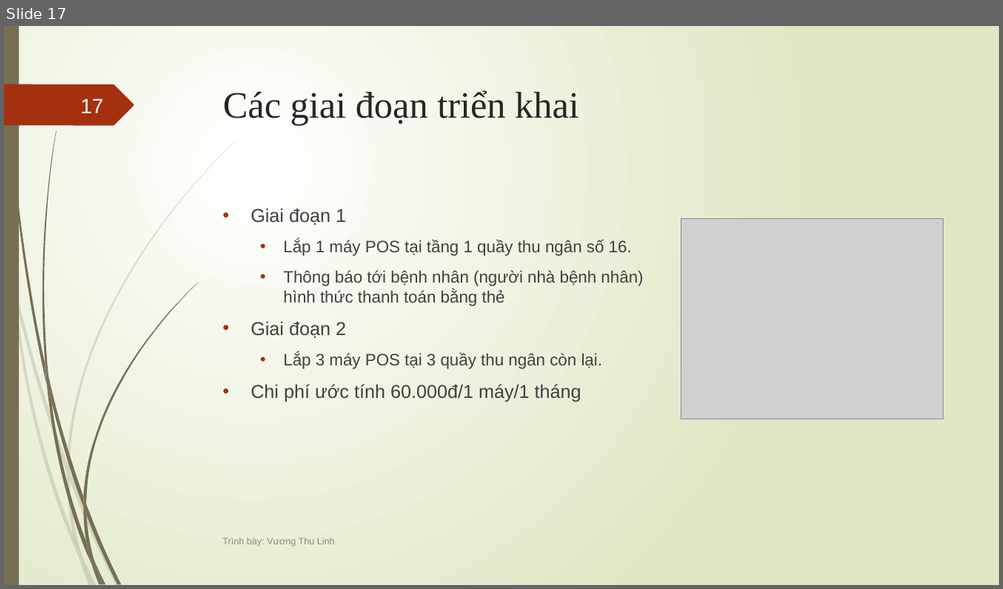
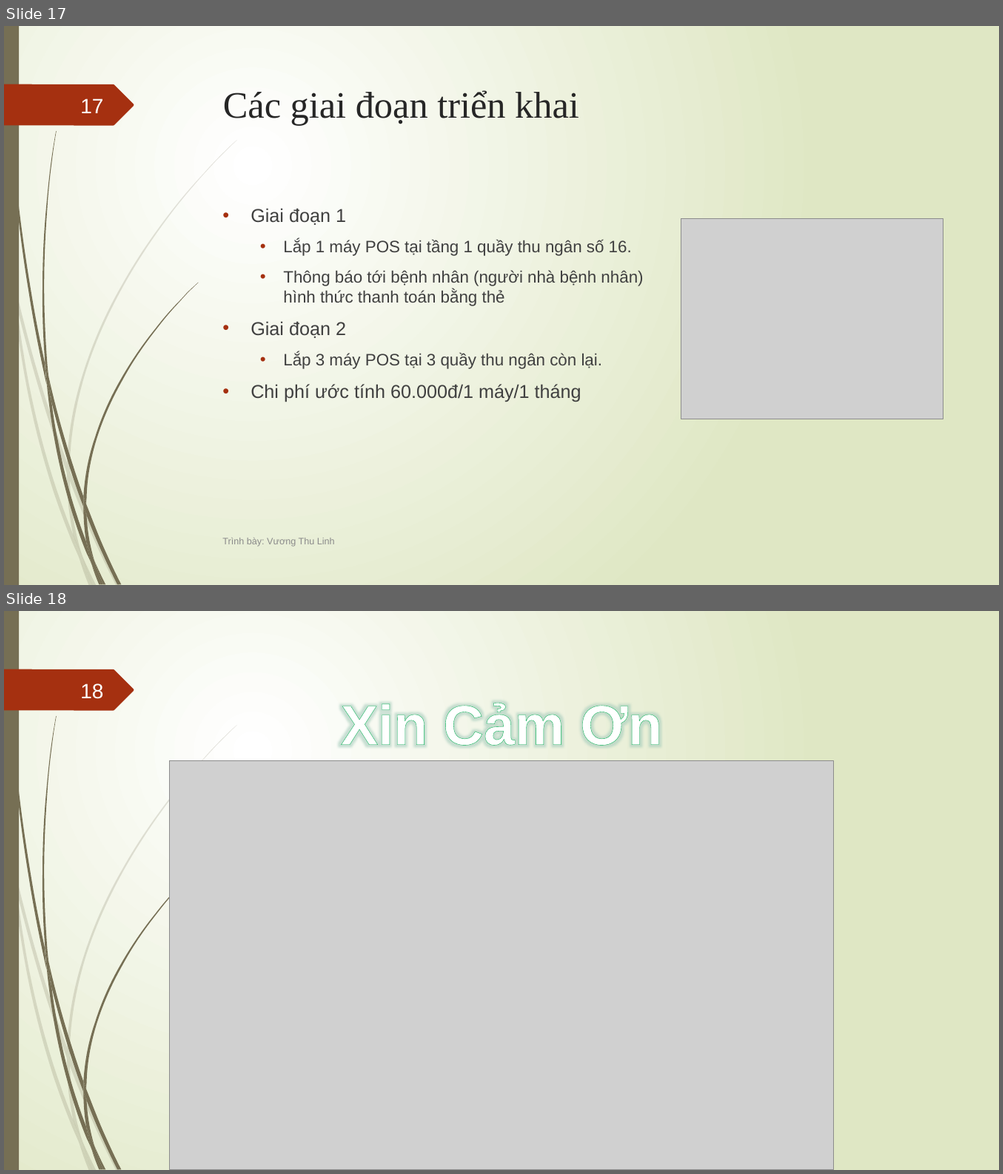
Before and after one commit to NguyenDuyCuong/QuyTrinhTheBV, a slide deck: trinh bay de cuong.pptx. Shown one above the other, each under a label of ours: slide 17 before the commit, slides 17 and 18 after it. The pictures are 1003x589 and 1003x1174 pixels, drawn with LibreOffice and Linux fonts; fonts in the diff are those of the drawing; grey boxes stand for pictures. Boxes give left, top, right and bottom in pixels: in the first picture for what was removed or moved away, otherwise in the second. Text is boxed around its words. In the diff, an @@ line names an element or a change of style, - is before the commit and + after.

```diff
--- a/trinh bay de cuong.pptx
+++ b/trinh bay de cuong.pptx
@@ slide 18 added at box(4, 611, 999, 1170), background gradient #FFFFFF to #DFE8C4; not listed: 24 template elements that a slide beside it also shows @@
@@ page number added at box(80, 684, 103, 699), 20 pt, text #FEFFFF @@
+18
@@ text added at box(341, 702, 662, 746), 54 pt, text #FFFFFF, bold @@
+Xin Cảm Ơn
@@ picture added at box(169, 761, 833, 1170) @@
```
Also in this commit, not shown: 2 slides changed, 1 other slide added, 2 other files.
